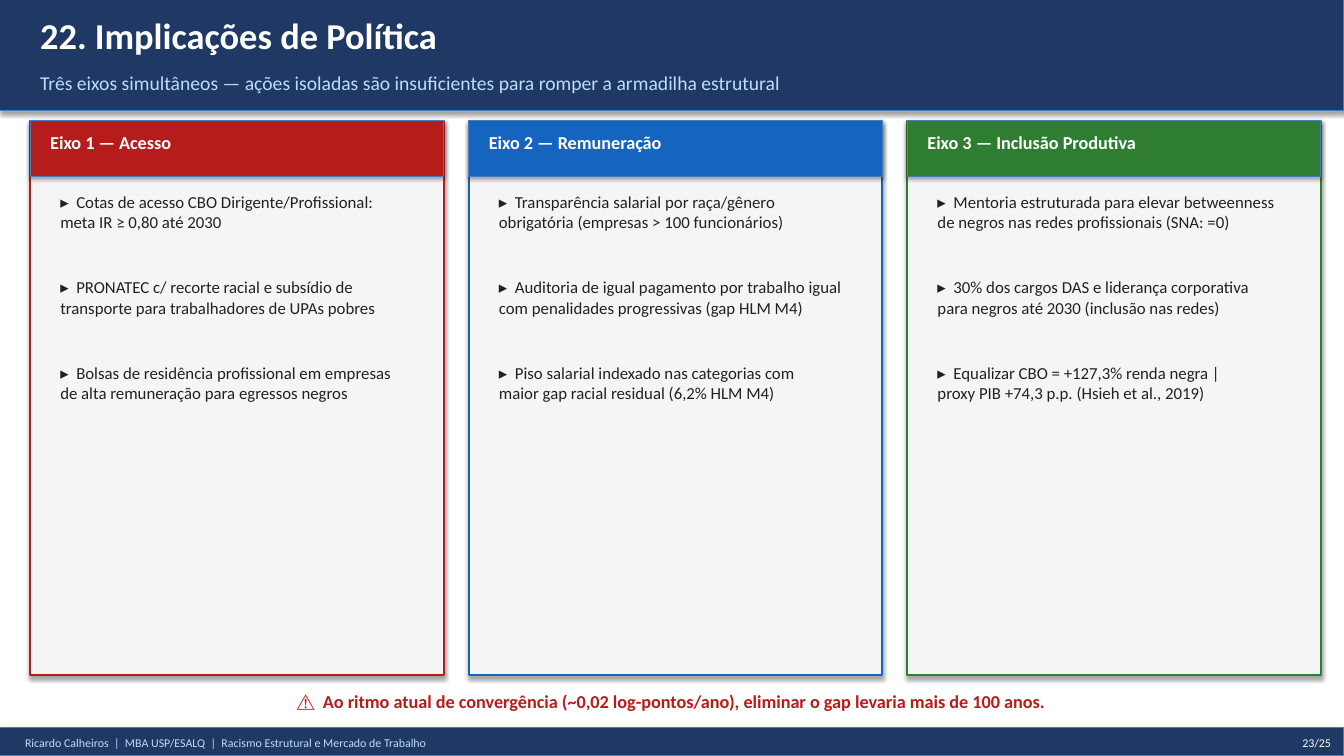
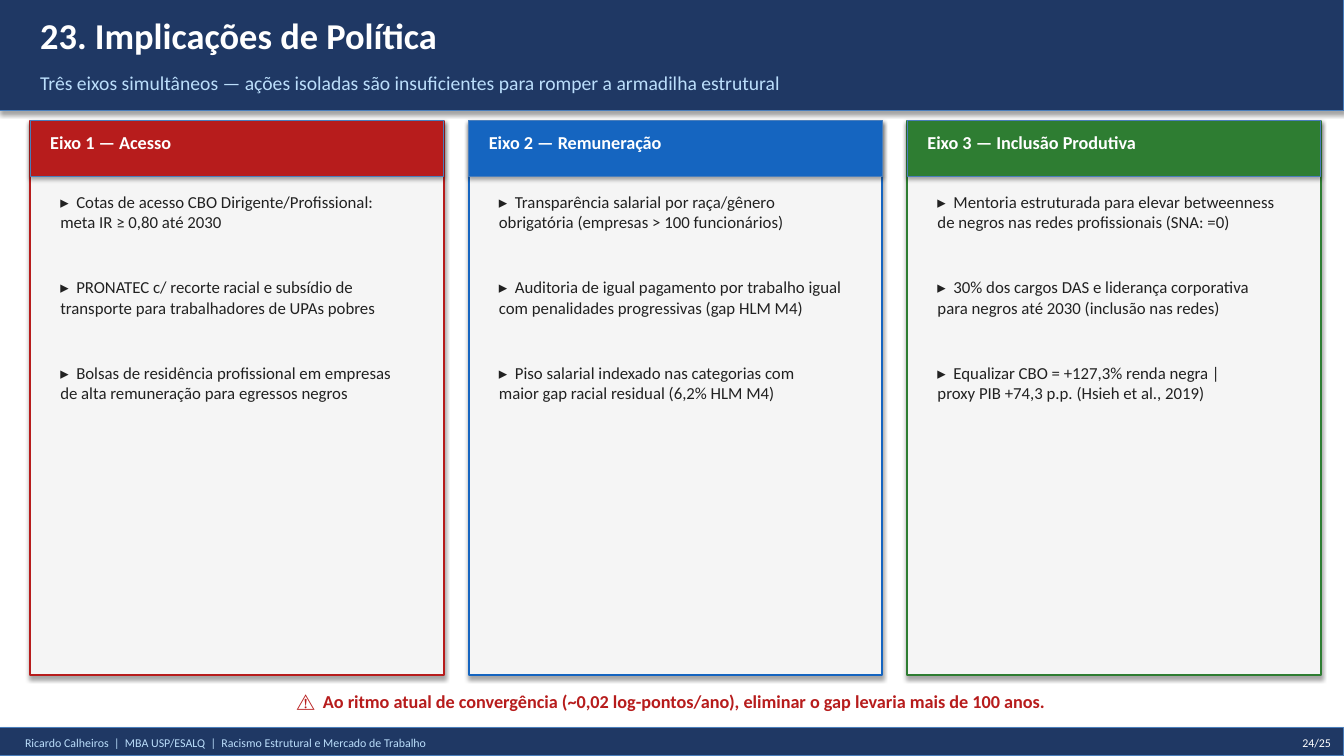
Before and after one commit to rickinrj-ux/ProjetoRacismoPNAD, a slide deck: slide 24 of apresentacao_tcc.pptx (slide 23 before the commit). Drawn at 1344x756 pixels with LibreOffice and Linux fonts; fonts in the diff are those of the drawing. Boxes give left, top, right and bottom in pixels: in the first picture for what was removed or moved away, otherwise in the second. Text is boxed around its words. In the diff, an @@ line names an element or a change of style, - is before the commit and + after.

```diff
--- a/apresentacao_tcc.pptx
+++ b/apresentacao_tcc.pptx
@@ text at bbox=[40, 23, 437, 55]: text changed @@
-22. Implicações de Política
+23. Implicações de Política
@@ text at bbox=[1302, 739, 1331, 748]: text changed @@
-23/25
+24/25
```
Also in this commit, not shown: 8 other slides changed, 1 slide added, 1 other file.
